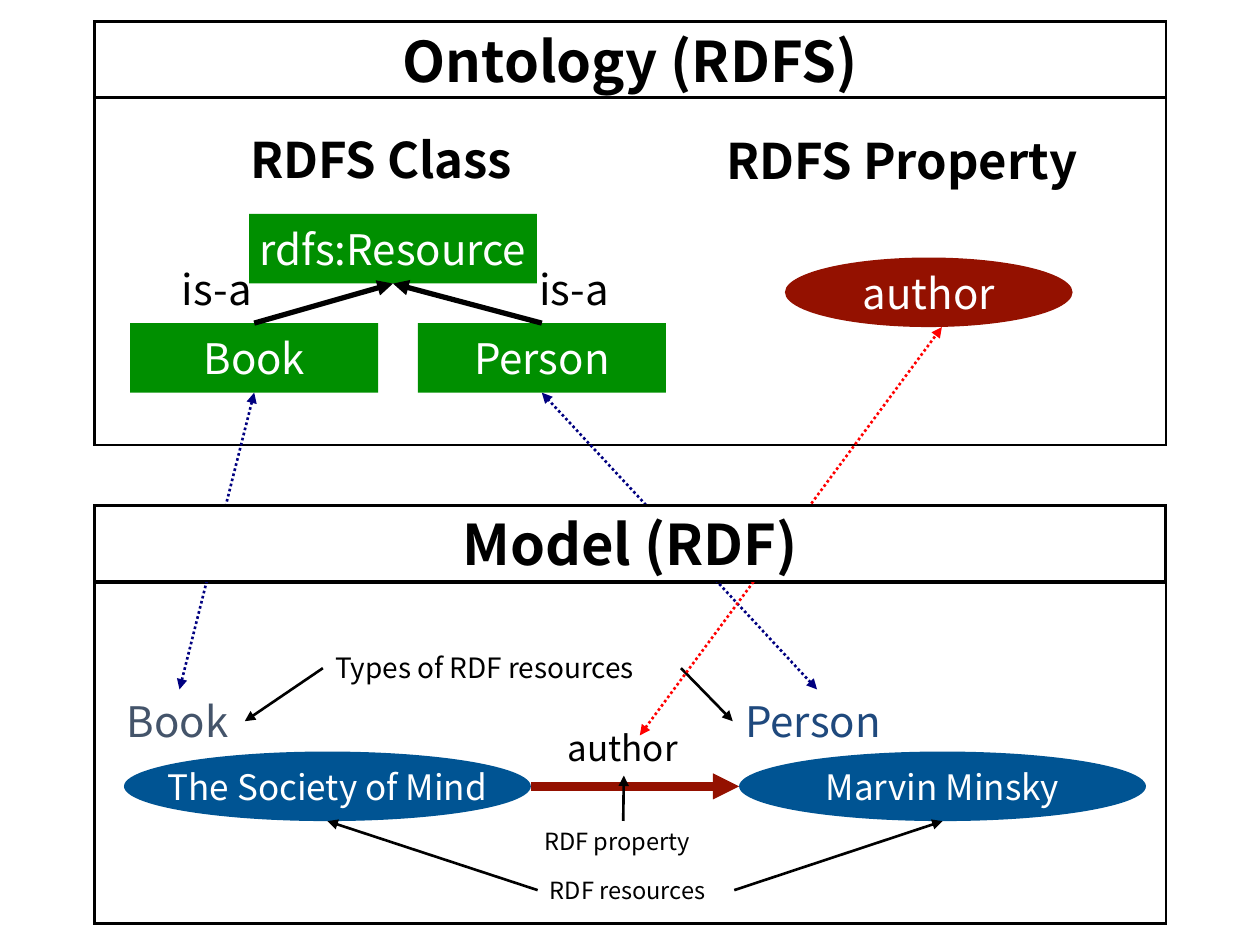
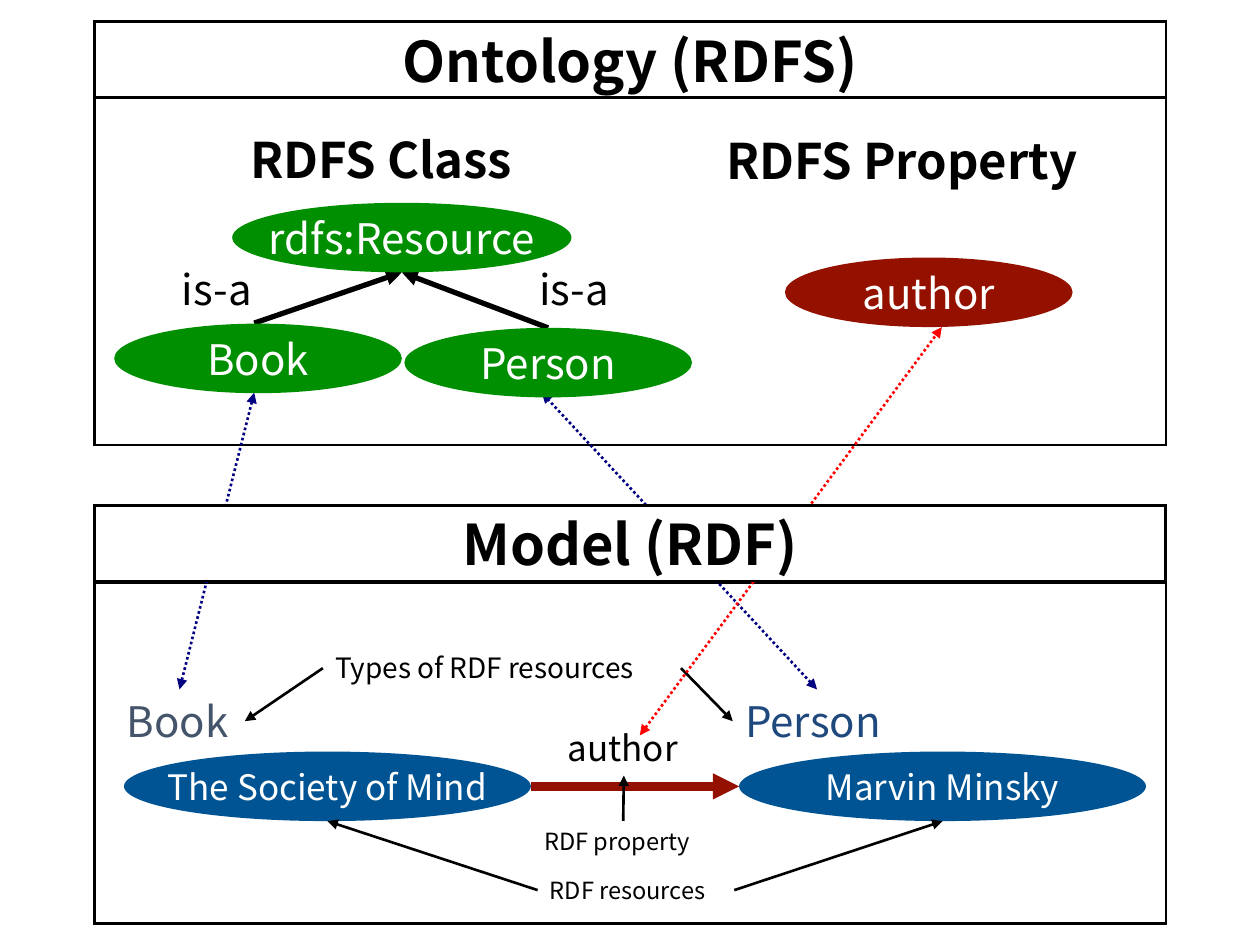
Before and after one commit to mr-3/mrcube-ja-docs, a slide deck: slide 10 of docs/source/figures/mrcube_figures.pptx. Drawn at 1260x945 pixels with LibreOffice and Linux fonts; fonts in the diff are those of the drawing. Boxes give left, top, right and bottom in pixels: in the first picture for what was removed or moved away, otherwise in the second. Text is boxed around its words. In the diff, an @@ line names an element or a change of style, - is before the commit and + after.

```diff
--- a/docs/source/figures/mrcube_figures.pptx
+++ b/docs/source/figures/mrcube_figures.pptx
@@ rectangle to ellipse in 3 elements at (x1=115, y1=324, x2=402, y2=393), (x1=404, y1=328, x2=692, y2=397), (x1=232, y1=203, x2=571, y2=272) @@
@@ ellipse "rdfs:Resource" resized from (x1=249, y1=214, x2=537, y2=284) to (x1=232, y1=203, x2=571, y2=272) @@
@@ arrow moved from (255, 323) - (393, 284) to (255, 323) - (402, 272) @@
@@ arrow moved from (542, 323) - (393, 284) to (548, 328) - (402, 272) @@
@@ ellipse "Book" resized from (x1=130, y1=323, x2=378, y2=392) to (x1=115, y1=324, x2=402, y2=393) @@
@@ ellipse "Person" resized from (x1=418, y1=323, x2=667, y2=392) to (x1=404, y1=328, x2=692, y2=397) @@
```
Also in this commit, not shown: 1 other slide changed, 1 other file.
